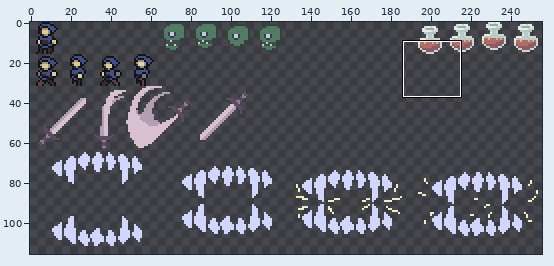
Two versions of one sprite sheet, res/textures/sheet.png. Above, an overview of the earlier version with the close-up marked.
Close-up. As it was:
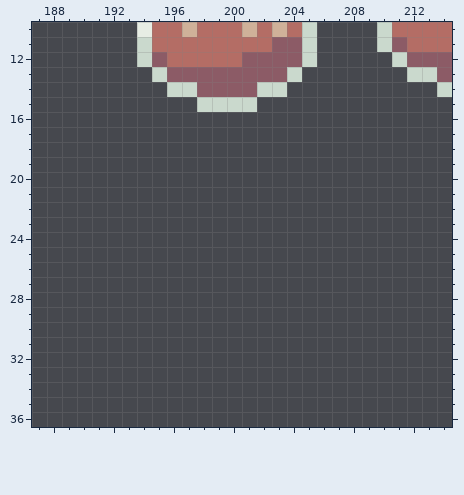
The file is 256x256 pixels. Shown: x 187..214, y 10..36. The wide view leaves out empty margins.
After:
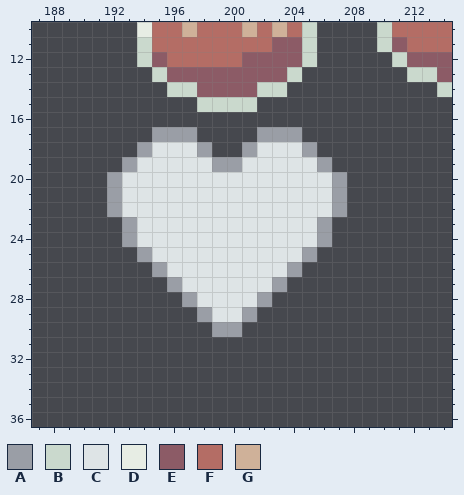
Palette (. is transparent): A #9a9ea6  B #cad9cd  C #dee4e6  D #e7ede4  E #8c5b66  F #b46d65  G #cfb199
Change:
Changed rows in their new state; - is an unchanged pixel.
first column x 192:
17 ---AAA----AAA---
18 --ACCCA--ACCCA--
19 -ACCCCCAACCCCCA-
20 ACCCCCCCCCCCCCCA
21 ACCCCCCCCCCCCCCA
22 ACCCCCCCCCCCCCCA
23 -ACCCCCCCCCCCCA-
24 -ACCCCCCCCCCCCA-
25 --ACCCCCCCCCCA--
26 ---ACCCCCCCCA---
27 ----ACCCCCCA----
28 -----ACCCCA-----
29 ------ACCA------
30 -------AA-------
Where, in picture pixels (left, top, right, bottom), the same in both close-ups:
added: (107, 127, 347, 337)
